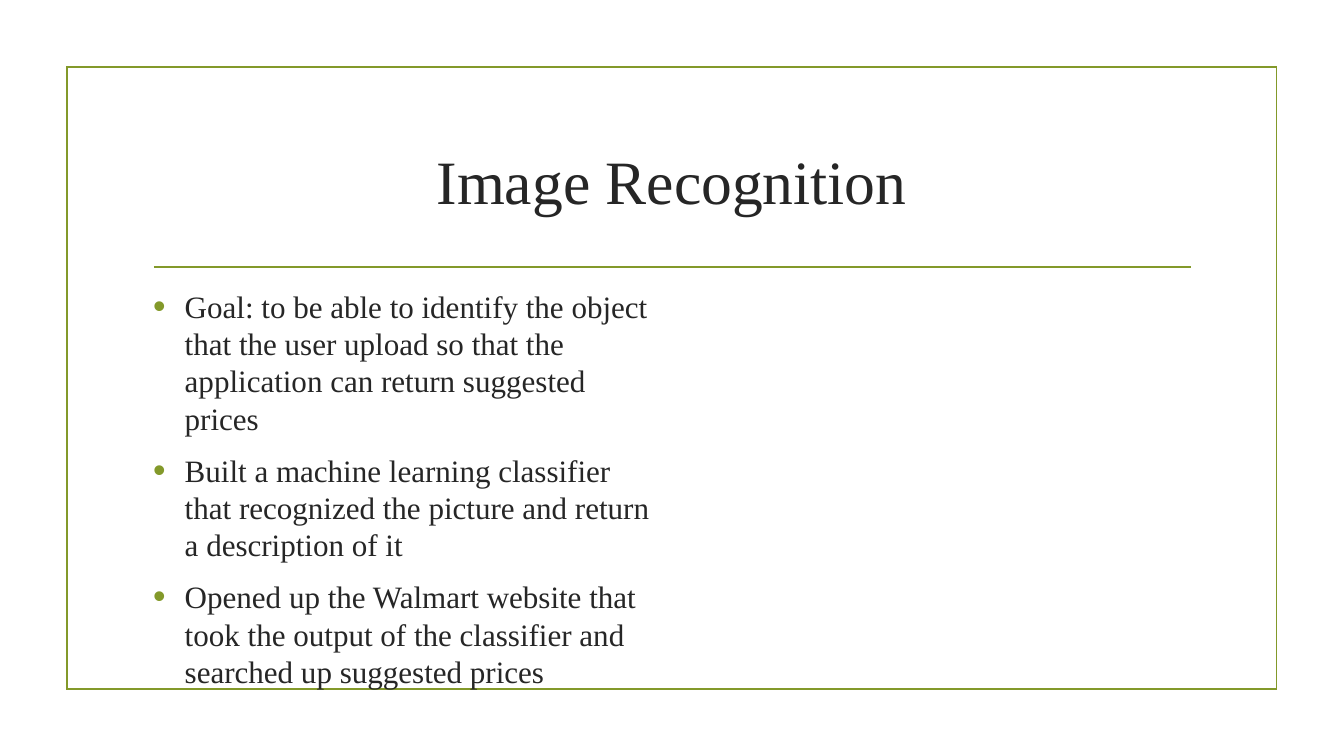
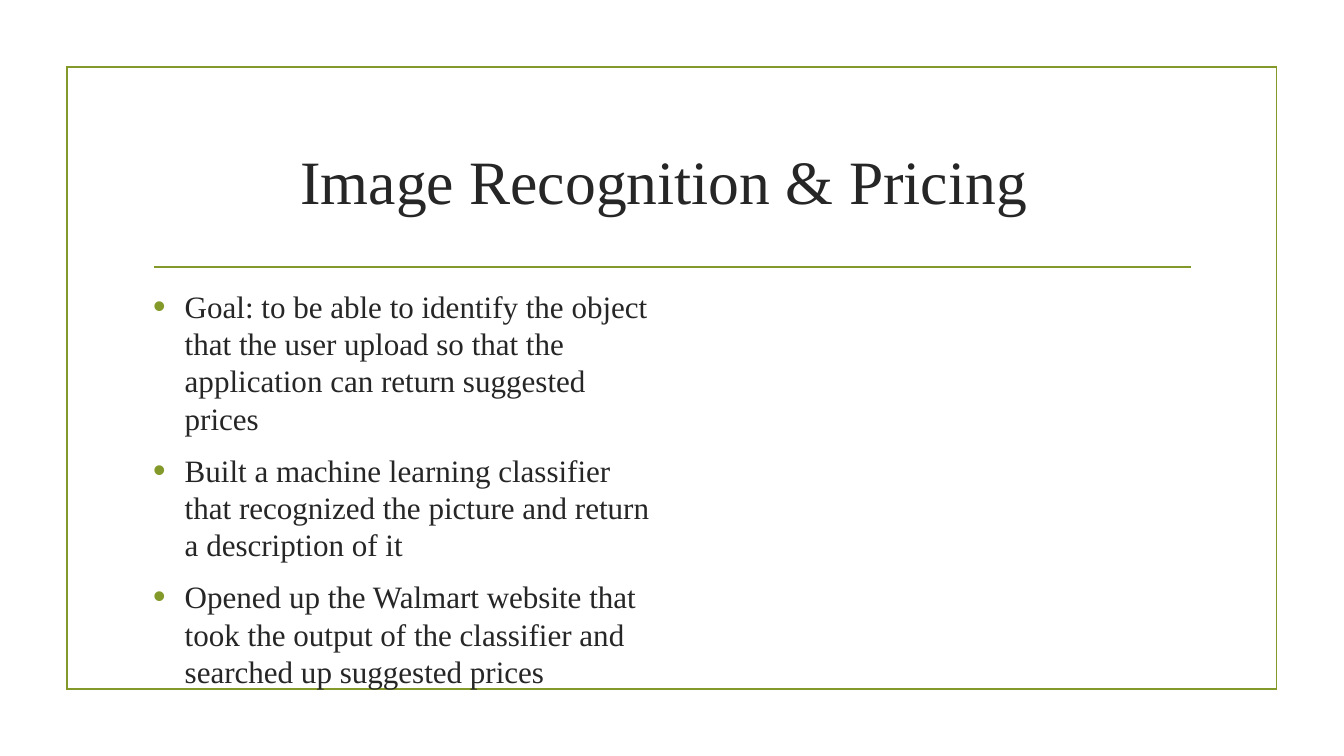
Before and after one commit to dallas2018/team-7, a slide deck: slide 4 of Presentation.pptx. Drawn at 1344x756 pixels with LibreOffice and Linux fonts; fonts in the diff are those of the drawing; background and template pictures are left out. Boxes give left, top, right and bottom in pixels: in the first picture for what was removed or moved away, otherwise in the second. Text is boxed around its words. In the diff, an @@ line names an element or a change of style, - is before the commit and + after.

```diff
--- a/Presentation.pptx
+++ b/Presentation.pptx
@@ title at bbox=[300, 163, 1027, 216]: text changed @@
-Image Recognition
+Image Recognition & Pricing
```
Also in this commit, not shown: 3 other slides changed, 2 slides added, 1 slide removed.
